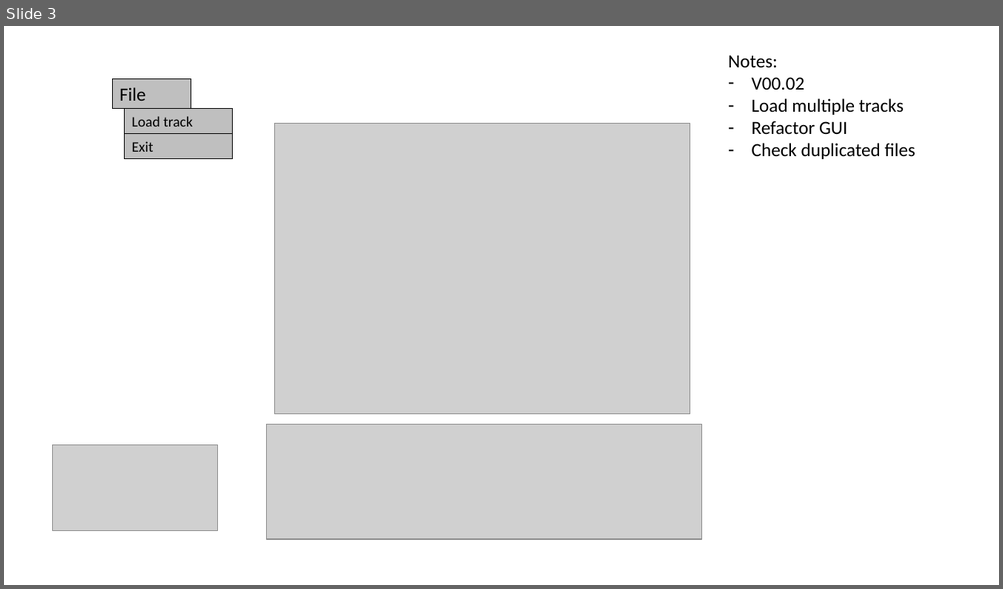
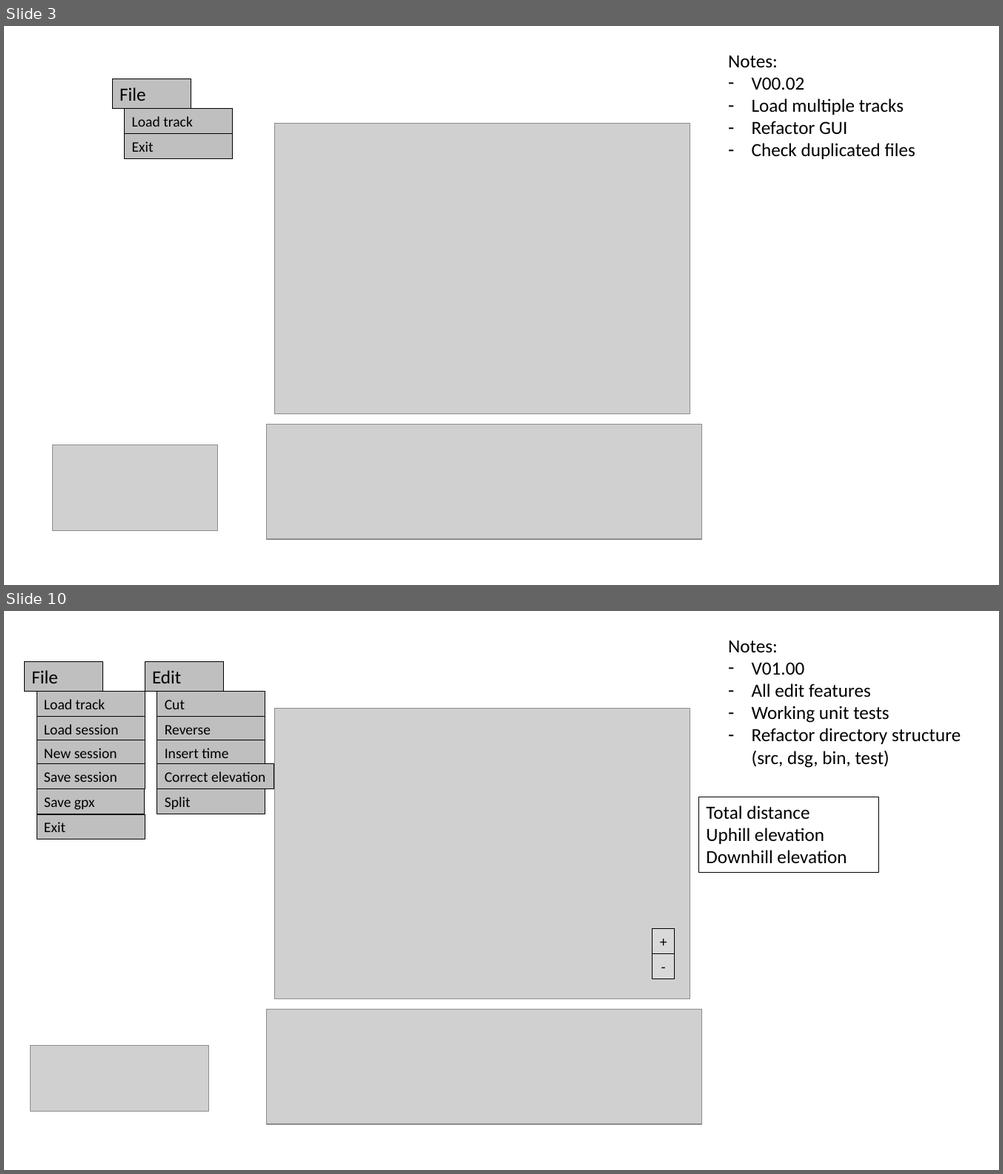
Before and after one commit to TrackEditor/TrackEditor, a slide deck: gui_design.pptx. Shown one above the other, each under a label of ours: slide 3 before the commit, slides 3 and 10 after it; the slides between them are not shown. The pictures are 1003x589 and 1003x1174 pixels, drawn with LibreOffice and Linux fonts; fonts in the diff are those of the drawing; grey boxes stand for pictures. Boxes give left, top, right and bottom in pixels: in the first picture for what was removed or moved away, otherwise in the second. Text is boxed around its words. In the diff, an @@ line names an element or a change of style, - is before the commit and + after.

Commit message:
New menu functions: save/load session

```diff
--- a/gui_design.pptx
+++ b/gui_design.pptx
@@ slide 10 added at [4,611,999,1170], background #FFFFFF @@
@@ text added at [728,640,960,768], 18 pt, text #000000 @@
+Notes:
+– V01.00
+– All edit features
+– Working unit tests
+– Refactor directory structure (src, dsg, bin, test)
@@ rectangle added at [24,662,103,692], fill #BFBFBF, outline #000000 0.75 pt, 18 pt, text #000000 @@
+File
@@ rectangle added at [145,662,224,692], fill #BFBFBF, outline #000000 0.75 pt, 18 pt, text #000000 @@
+Edit
@@ rectangle added at [37,692,145,717], fill #BFBFBF, outline #000000 0.75 pt, 14 pt, text #000000 @@
+Load track
@@ rectangle added at [157,692,265,717], fill #BFBFBF, outline #000000 0.75 pt, 14 pt, text #000000 @@
+Cut
@@ rectangle added at [37,717,145,742], fill #BFBFBF, outline #000000 0.75 pt, 14 pt, text #000000 @@
+Load session
@@ rectangle added at [157,717,265,742], fill #BFBFBF, outline #000000 0.75 pt, 14 pt, text #000000 @@
+Reverse
@@ picture added at [275,709,690,999] @@
@@ rectangle added at [37,741,145,766], fill #BFBFBF, outline #000000 0.75 pt, 14 pt, text #000000 @@
+New session
@@ rectangle added at [157,741,265,766], fill #BFBFBF, outline #000000 0.75 pt, 14 pt, text #000000 @@
+Insert time
@@ rectangle added at [37,764,145,789], fill #BFBFBF, outline #000000 0.75 pt, 14 pt, text #000000 @@
+Save session
@@ rectangle added at [157,764,274,789], fill #BFBFBF, outline #000000 0.75 pt, 14 pt, text #000000 @@
+Correct elevation
@@ rectangle added at [37,789,145,815], fill #BFBFBF, outline #000000 0.75 pt, 14 pt, text #000000 @@
+Save gpx
@@ rectangle added at [157,789,265,815], fill #BFBFBF, outline #000000 0.75 pt, 14 pt, text #000000 @@
+Split
@@ rectangle added at [699,797,879,872], outline #000000 0.5 pt, 18 pt, text #000000 @@
+Total distance
+Uphill elevation
+Downhill elevation
@@ rectangle added at [37,815,145,840], fill #BFBFBF, outline #000000 0.75 pt, 14 pt, text #000000 @@
+Exit
@@ rectangle added at [652,929,674,954], fill #D9D9D9, outline #000000 0.75 pt, 14 pt, text #000000 @@
++
@@ rectangle added at [652,954,674,980], fill #D9D9D9, outline #000000 0.75 pt, 14 pt, text #000000 @@
+-
@@ picture added at [267,1009,702,1125] @@
@@ picture added at [30,1046,208,1113] @@
```
Also in this commit, not shown: 2 slides changed, 6 other slides added, 2 other files.
